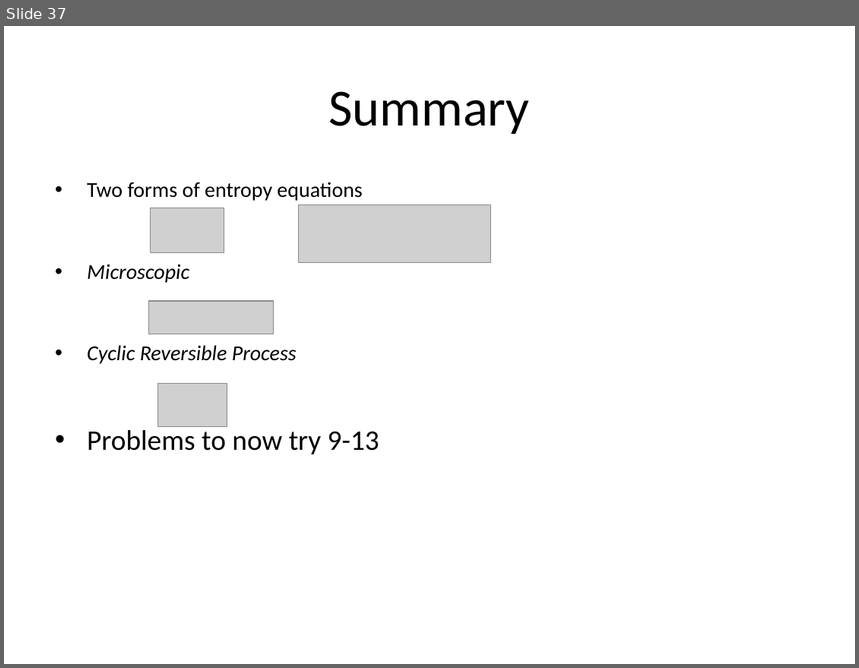
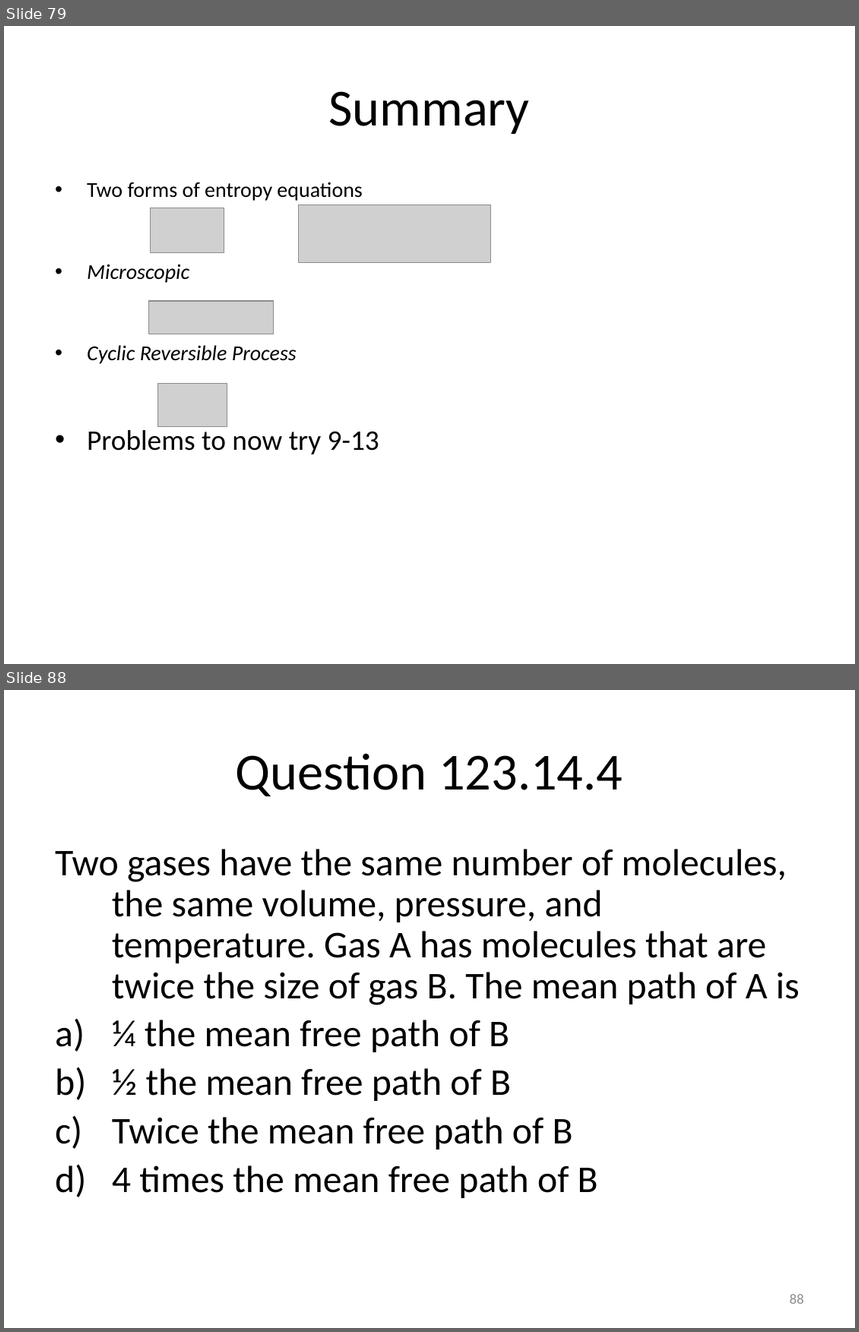
Before and after one commit to rtlines/Introductory-Physics-II, a slide deck: Lecture_Slides/PH 123 Lecture 32.pptx. Shown one above the other, each under a label of ours: slide 37 before the commit, slides 79 and 88 after it; the slides between them are not shown. The pictures are 859x668 and 859x1332 pixels, drawn with LibreOffice and Linux fonts; fonts in the diff are those of the drawing; grey boxes stand for pictures. Boxes give left, top, right and bottom in pixels: in the first picture for what was removed or moved away, otherwise in the second. Text is boxed around its words. In the diff, an @@ line names an element or a change of style, - is before the commit and + after.

```diff
--- a/Lecture_Slides/PH 123 Lecture 32.pptx
+++ b/Lecture_Slides/PH 123 Lecture 32.pptx
@@ slide 88 added at (4, 690, 855, 1328), background #FFFFFF @@
@@ title added at (236, 753, 623, 796), 44 pt, text #000000 @@
+Question 123.14.4
@@ text added at (55, 849, 800, 1198), 32 pt, text #000000 @@
+Two gases have the same number of molecules, the same volume, pressure, and temperature. Gas A has molecules that are twice the size of gas B. The mean path of A is
+a) ¼ the mean free path of B
+b) ½ the mean free path of B
+c) Twice the mean free path of B
+d) 4 times the mean free path of B
@@ page number added at (790, 1294, 804, 1304), 12 pt, text #8C8C8C @@
+88
@@ what was slide 37 is now slide 79 @@
```
Also in this commit, not shown: 125 other slides added, 31 other files.
